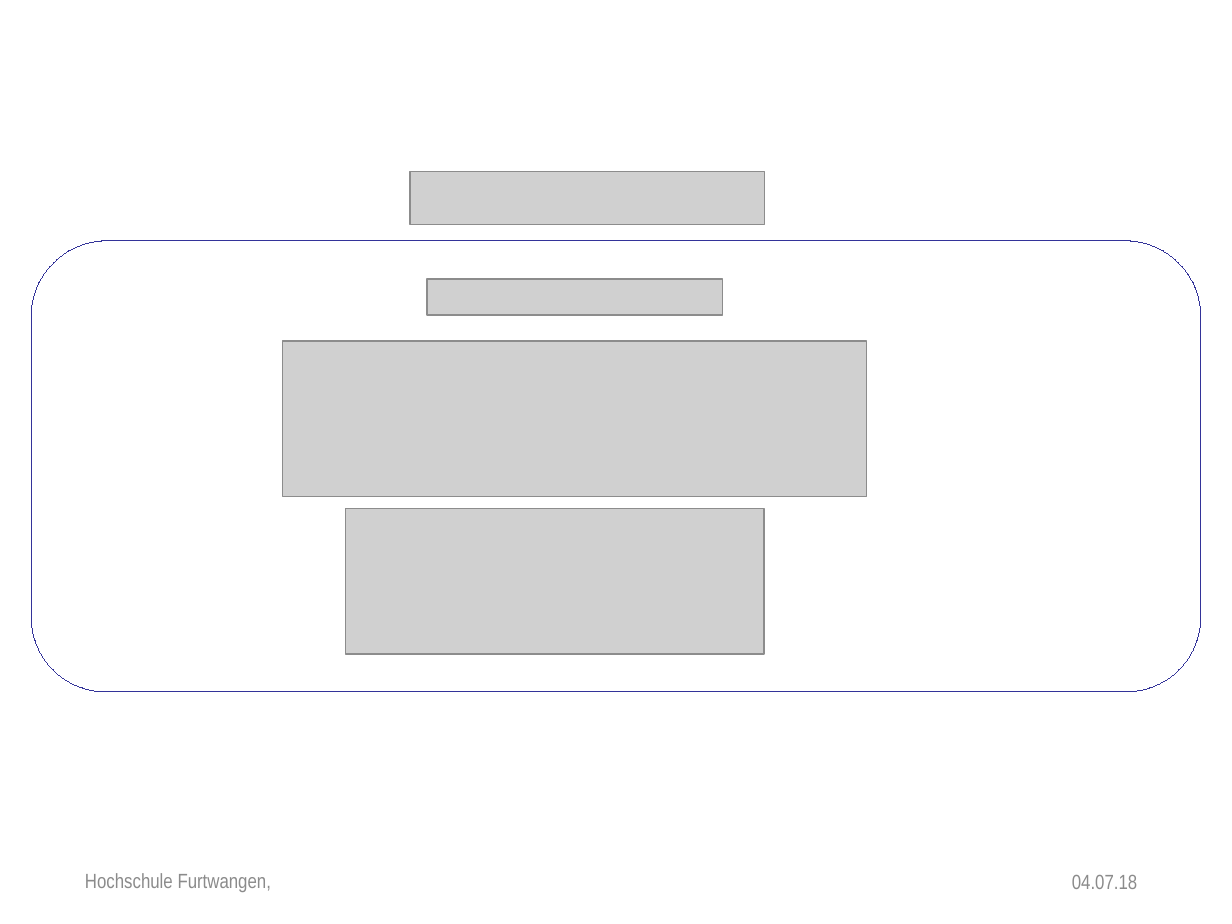
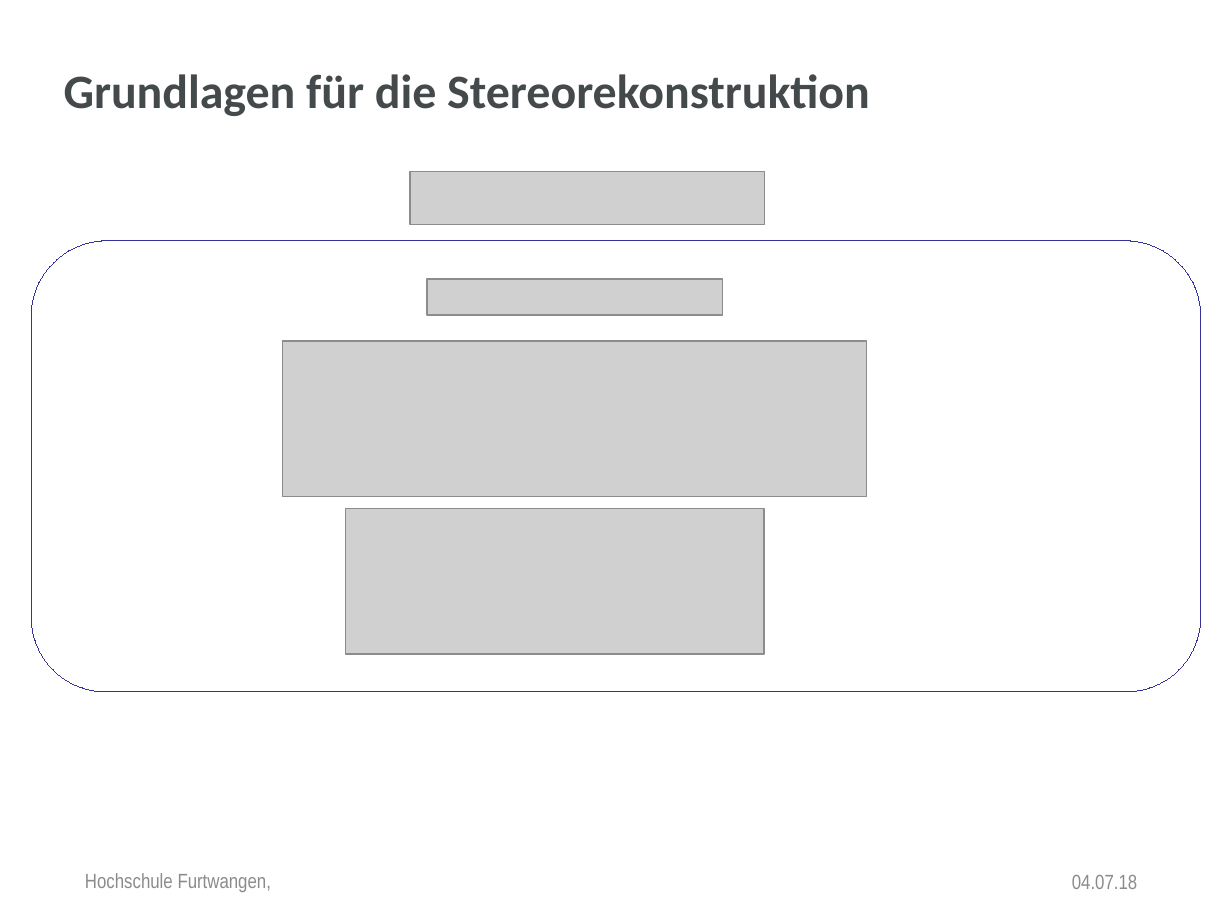
Before and after one commit to anjak610/MasterDuCC, a slide deck: slide 6 of Thesis/Disputation/PowerPointPresentation/New_Dispo_HFU_Design.pptx. Drawn at 1232x924 pixels with LibreOffice and Linux fonts; fonts in the diff are those of the drawing; grey boxes stand for pictures; background and template pictures are left out. Boxes give left, top, right and bottom in pixels: in the first picture for what was removed or moved away, otherwise in the second. Text is boxed around its words. In the diff, an @@ line names an element or a change of style, - is before the commit and + after.

```diff
--- a/Thesis/Disputation/PowerPointPresentation/New_Dispo_HFU_Design.pptx
+++ b/Thesis/Disputation/PowerPointPresentation/New_Dispo_HFU_Design.pptx
@@ title added at (64, 74, 870, 116), 28 pt, text #444A4B, bold @@
+Grundlagen für die Stereorekonstruktion
```
Also in this commit, not shown: 3 other slides changed.
